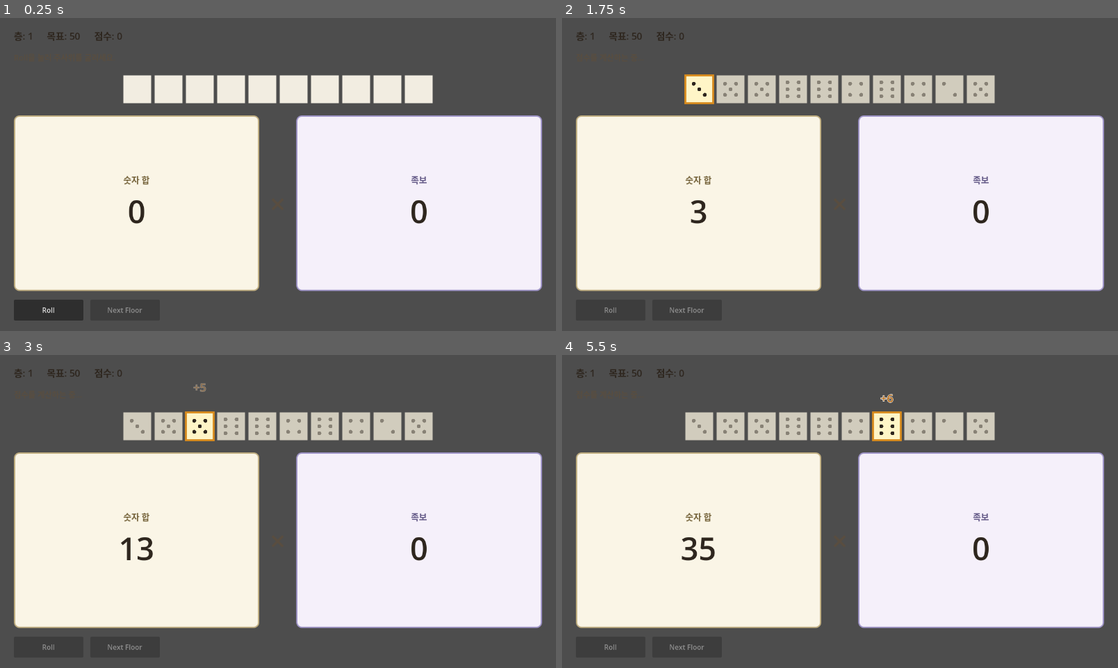
Above: before the commit, frames 1-4 (two rows, left to right).
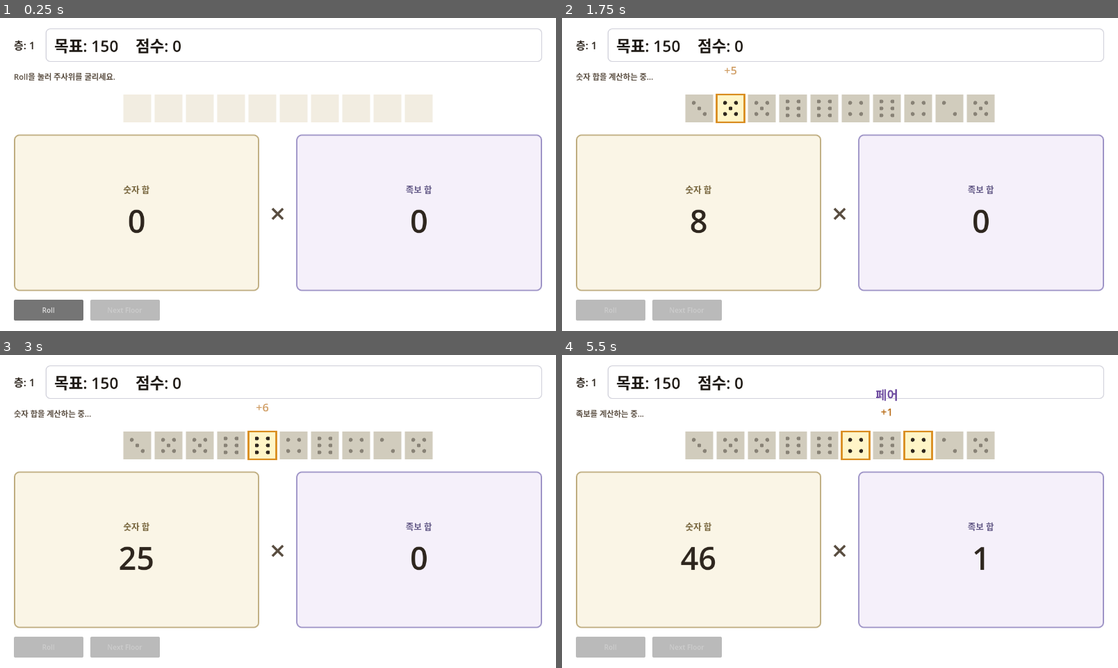
Above: after the commit, the same moments.

Repository: NyongNyongNyong/cat_dice_game
Game: Godot game, scene res://scenes/game/main.tscn
The game is run twice, just before and just after one commit, with the same random seed, the same clock (stepped at 60 frames per second) and the same inputs.
Inputs:
- Up to frame 1 (0.25 s): no input
- Up to frame 2 (1.75 s): click "Roll" at 0.5 s
- Up to frame 3 (3 s): no input
- Up to frame 4 (5.5 s): no input

The runs differ from the first frame. In frame 1, 53% of the frame differs, in the area x 0-100%, y 0-100%; in frame 2, 54%; in frame 3, 54%; in frame 4, 54%.

Commit message:
feat: hand-scoring v2, full house fix, spec tests, and score UI

Diff:
--- a/game/scenes/game/run_scene.tscn
+++ b/game/scenes/game/run_scene.tscn
@@ -53,6 +53,22 @@
 content_margin_right = 20.0
 content_margin_bottom = 20.0
 
+[sub_resource type="StyleBoxFlat" id="StyleBoxFlat_header_score"]
+bg_color = Color(1, 1, 1, 1)
+border_width_left = 2
+border_width_top = 2
+border_width_right = 2
+border_width_bottom = 2
+border_color = Color(0.82, 0.82, 0.86, 1)
+corner_radius_top_left = 10
+corner_radius_top_right = 10
+corner_radius_bottom_right = 10
+corner_radius_bottom_left = 10
+content_margin_left = 20.0
+content_margin_top = 12.0
+content_margin_right = 20.0
+content_margin_bottom = 12.0
+
 [node name="RunScene" type="Control"]
 layout_mode = 3
 anchors_preset = 15
@@ -61,6 +77,16 @@
 grow_horizontal = 2
 grow_vertical = 2
 script = ExtResource("1_run")
+
+[node name="Background" type="ColorRect" parent="."]
+layout_mode = 1
+anchors_preset = 15
+anchor_right = 1.0
+anchor_bottom = 1.0
+grow_horizontal = 2
+grow_vertical = 2
+mouse_filter = 2
+color = Color(1, 1, 1, 1)
 
 [node name="MarginContainer" type="MarginContainer" parent="."]
 layout_mode = 1
@@ -80,24 +106,33 @@
 
 [node name="Header" type="HBoxContainer" parent="MarginContainer/VBox"]
 layout_mode = 2
-theme_override_constants/separation = 32
+theme_override_constants/separation = 24
 
 [node name="FloorLabel" type="Label" parent="MarginContainer/VBox/Header"]
 layout_mode = 2
 theme_override_colors/font_color = Color(0.18, 0.15, 0.12, 1)
-theme_override_font_sizes/font_size = 22
+theme_override_font_sizes/font_size = 24
 text = "층: 1"
 
-[node name="TargetScoreLabel" type="Label" parent="MarginContainer/VBox/Header"]
-layout_mode = 2
-theme_override_colors/font_color = Color(0.18, 0.15, 0.12, 1)
-theme_override_font_sizes/font_size = 22
+[node name="ScoreHeaderPanel" type="PanelContainer" parent="MarginContainer/VBox/Header"]
+layout_mode = 2
+size_flags_horizontal = 3
+theme_override_styles/panel = SubResource("StyleBoxFlat_header_score")
+
+[node name="ScoreHeaderRow" type="HBoxContainer" parent="MarginContainer/VBox/Header/ScoreHeaderPanel"]
+layout_mode = 2
+theme_override_constants/separation = 40
+
+[node name="TargetScoreLabel" type="Label" parent="MarginContainer/VBox/Header/ScoreHeaderPanel/ScoreHeaderRow"]
+layout_mode = 2
+theme_override_colors/font_color = Color(0.12, 0.1, 0.08, 1)
+theme_override_font_sizes/font_size = 36
 text = "목표: 50"
 
-[node name="CurrentScoreLabel" type="Label" parent="MarginContainer/VBox/Header"]
-layout_mode = 2
-theme_override_colors/font_color = Color(0.18, 0.15, 0.12, 1)
-theme_override_font_sizes/font_size = 22
+[node name="CurrentScoreLabel" type="Label" parent="MarginContainer/VBox/Header/ScoreHeaderPanel/ScoreHeaderRow"]
+layout_mode = 2
+theme_override_colors/font_color = Color(0.12, 0.1, 0.08, 1)
+theme_override_font_sizes/font_size = 36
 text = "점수: 0"
 
 [node name="StatusLabel" type="Label" parent="MarginContainer/VBox"]
@@ -199,7 +234,7 @@
 layout_mode = 2
 theme_override_colors/font_color = Color(0.38, 0.34, 0.52, 1)
 theme_override_font_sizes/font_size = 20
-text = "족보"
+text = "족보 합"
 horizontal_alignment = 1
 
 [node name="RightValue" type="Label" parent="MarginContainer/VBox/ScoreBoard/RightPanel/VBox"]
--- a/game/scripts/autoload/run_manager.gd
+++ b/game/scripts/autoload/run_manager.gd
@@ -1,11 +1,12 @@
 extends Node
 
-const FLOOR_TARGETS: Array[int] = [50, 70, 90, 120, 150]
+# hand-scoring-v2 playtest targets (Σ(숫자) × Σ(족보) 스케일)
+const FLOOR_TARGETS: Array[int] = [150, 350, 600, 1000, 1600]
 const MAX_FLOOR: int = 5
 const DICE_COUNT: int = 10
 
 var current_floor: int = 1
-var target_score: int = 50
+var target_score: int = 150
 var current_score: int = 0
 var run_finished: bool = false
 
--- a/game/scripts/core/hand_calculator.gd
+++ b/game/scripts/core/hand_calculator.gd
@@ -1,34 +1,82 @@
 class_name HandCalculator
 
-const HAND_VALUE := 1
-
-const N_KIND_HANDS: Array[Dictionary] = [
-	{"id": "pair", "display_ko": "Pair", "size": 2},
-	{"id": "triple", "display_ko": "Triple", "size": 3},
-	{"id": "quad", "display_ko": "Quad", "size": 4},
-	{"id": "penta", "display_ko": "Penta", "size": 5},
-	{"id": "hexa", "display_ko": "Hexa", "size": 6},
-	{"id": "hepta", "display_ko": "Hepta", "size": 7},
-	{"id": "octa", "display_ko": "Octa", "size": 8},
-	{"id": "nona", "display_ko": "Nona", "size": 9},
-	{"id": "deca", "display_ko": "Deca", "size": 10},
-]
-
-const STRAIGHT_HANDS: Array[Dictionary] = [
-	{"id": "straight_5", "display_ko": "5 Straight", "length": 5},
-	{"id": "straight_6", "display_ko": "6 Straight", "length": 6},
-]
-
-const STAIR_HANDS: Array[Dictionary] = [
-	{"id": "pair_stair_2", "display_ko": "2 Pair Stair", "chunk": 2, "length": 2},
-	{"id": "pair_stair_3", "display_ko": "3 Pair Stair", "chunk": 2, "length": 3},
-	{"id": "pair_stair_4", "display_ko": "4 Pair Stair", "chunk": 2, "length": 4},
-	{"id": "pair_stair_5", "display_ko": "5 Pair Stair", "chunk": 2, "length": 5},
-	{"id": "triple_stair_2", "display_ko": "2 Triple Stair", "chunk": 3, "length": 2},
-	{"id": "triple_stair_3", "display_ko": "3 Triple Stair", "chunk": 3, "length": 3},
-	{"id": "quad_stair_2", "display_ko": "2 Quad Stair", "chunk": 4, "length": 2},
-	{"id": "penta_stair_2", "display_ko": "2 Penta Stair", "chunk": 5, "length": 2},
-]
+const PAIR_TIERS: Array[Dictionary] = [
+	{"id": "pair", "display_ko": "페어", "divisor": 1, "value": 1},
+	{"id": "two_pair", "display_ko": "투페어", "divisor": 2, "value": 2},
+	{"id": "three_pair", "display_ko": "쓰리페어", "divisor": 3, "value": 4},
+	{"id": "four_pair", "display_ko": "포페어", "divisor": 4, "value": 7},
+	{"id": "five_pair", "display_ko": "파이브페어", "divisor": 5, "value": 11},
+]
+
+const TRIPLE_TIERS: Array[Dictionary] = [
+	{"id": "triple", "display_ko": "트리플", "divisor": 1, "value": 3},
+	{"id": "two_triple", "display_ko": "투트리플", "divisor": 2, "value": 10},
+	{"id": "three_triple", "display_ko": "쓰리트리플", "divisor": 3, "value": 22},
+]
+
+const QUAD_TIERS: Array[Dictionary] = [
+	{"id": "quad", "display_ko": "쿼드", "divisor": 1, "value": 8},
+	{"id": "two_quad", "display_ko": "투쿼드", "divisor": 2, "value": 28},
+]
+
+const PENTA_TIERS: Array[Dictionary] = [
+	{"id": "penta", "display_ko": "펜타", "divisor": 1, "value": 16},
+	{"id": "two_penta", "display_ko": "투펜타", "divisor": 2, "value": 60},
+]
+
+const HIGH_KIND_HANDS: Array[Dictionary] = [
+	{"id": "hexa", "display_ko": "헥사", "size": 6, "value": 28},
+	{"id": "hepta", "display_ko": "헵타", "size": 7, "value": 45},
+	{"id": "octa", "display_ko": "옥타", "size": 8, "value": 70},
+	{"id": "nona", "display_ko": "논나", "size": 9, "value": 100},
+	{"id": "deca", "display_ko": "데카", "size": 10, "value": 140},
+]
+
+const STRAIGHT_BY_LENGTH: Dictionary = {
+	5: {"id": "straight_5", "display_ko": "5 스트레이트", "value": 8},
+	6: {"id": "straight_6", "display_ko": "6 스트레이트", "value": 16},
+	7: {"id": "straight_7", "display_ko": "7 스트레이트", "value": 28},
+	8: {"id": "straight_8", "display_ko": "8 스트레이트", "value": 44},
+	9: {"id": "straight_9", "display_ko": "9 스트레이트", "value": 64},
+	10: {"id": "straight_10", "display_ko": "10 스트레이트", "value": 90},
+}
+
+const STAIR_FAMILIES: Array[Dictionary] = [
+	{
+		"chunk": 2,
+		"min_length": 2,
+		"max_length": 5,
+		"tiers": {
+			2: {"id": "pair_stair_2", "display_ko": "2 페어 계단", "value": 5},
+			3: {"id": "pair_stair_3", "display_ko": "3 페어 계단", "value": 10},
+			4: {"id": "pair_stair_4", "display_ko": "4 페어 계단", "value": 18},
+			5: {"id": "pair_stair_5", "display_ko": "5 페어 계단", "value": 30},
+		},
+	},
+	{
+		"chunk": 3,
+		"min_length": 2,
+		"max_length": 3,
+		"tiers": {
+			2: {"id": "triple_stair_2", "display_ko": "2 트리플 계단", "value": 24},
+			3: {"id": "triple_stair_3", "display_ko": "3 트리플 계단", "value": 50},
+		},
+	},
+	{
+		"chunk": 4,
+		"min_length": 2,
+		"max_length": 2,
+		"tiers": {2: {"id": "quad_stair_2", "display_ko": "2 쿼드 계단", "value": 70}},
+	},
+	{
+		"chunk": 5,
+		"min_length": 2,
+		"max_length": 2,
+		"tiers": {2: {"id": "penta_stair_2", "display_ko": "2 펜타 계단", "value": 120}},
+	},
+]
+
+const FULL_HOUSE_VALUE := 8
 
 
 static func evaluate(dice_values: Array[int]) -> HandEvaluation:
@@ -51,26 +99,65 @@
 static func _build_steps(dice_values: Array[int]) -> Array[HandStep]:
 	var steps: Array[HandStep] = []
 
-	for hand_def in N_KIND_HANDS:
-		_append_n_kind_steps(steps, dice_values, hand_def)
-
-	for hand_def in STRAIGHT_HANDS:
-		_append_straight_steps(steps, dice_values, hand_def)
-
+	_append_bundle_series_steps(steps, dice_values, 2, PAIR_TIERS)
+	_append_bundle_series_steps(steps, dice_values, 3, TRIPLE_TIERS)
+	_append_bundle_series_steps(steps, dice_values, 4, QUAD_TIERS)
+	_append_bundle_series_steps(steps, dice_values, 5, PENTA_TIERS)
+
+	for hand_def in HIGH_KIND_HANDS:
+		_append_high_kind_steps(steps, dice_values, hand_def)
+
+	_append_longest_straight_steps(steps, dice_values)
 	_append_full_house_steps(steps, dice_values)
 
-	for hand_def in STAIR_HANDS:
-		_append_stair_steps(steps, dice_values, hand_def)
+	for family in STAIR_FAMILIES:
+		_append_longest_stair_steps(steps, dice_values, family)
 
 	return steps
 
 
-static func _append_n_kind_steps(
+static func _append_bundle_series_steps(
+	steps: Array[HandStep],
+	dice_values: Array[int],
+	chunk_size: int,
+	tiers: Array[Dictionary],
+) -> void:
+	var chunks := _collect_n_kind_chunks(dice_values, chunk_size)
+	if chunks.is_empty():
+		return
+
+	for tier_def in tiers:
+		var tier_count: int = int(chunks.size() / tier_def["divisor"])
+		if tier_count <= 0:
+			continue
+
+		var divisor: int = tier_def["divisor"]
+		var value: int = tier_def["value"]
+
+		for instance in tier_count:
+			var end_chunk := mini((instance + 1) * divisor, chunks.size())
+			var highlight: Array[int] = []
+			for chunk_index in range(end_chunk):
+				highlight.append_array(chunks[chunk_index])
+
+			# tier 첫 instance마다 하이라이트 리셋 (페어→투페어→쓰리페어 …)
+			var reset_highlight := instance == 0
+			steps.append(HandStep.new(
+				tier_def["id"],
+				tier_def["display_ko"],
+				highlight,
+				value,
+				reset_highlight,
+			))
+
+
+static func _append_high_kind_steps(
 	steps: Array[HandStep],
 	dice_values: Array[int],
 	hand_def: Dictionary,
 ) -> void:
 	var size: int = hand_def["size"]
+	var value: int = hand_def["value"]
 	var cumulative: Array[int] = []
 	var hand_started := false
 
@@ -84,18 +171,18 @@
 				hand_def["id"],
 				hand_def["display_ko"],
 				cumulative.duplicate(),
-				HAND_VALUE,
+				value,
 				not hand_started,
 			))
 			hand_started = true
 
 
-static func _append_straight_steps(
-	steps: Array[HandStep],
-	dice_values: Array[int],
-	hand_def: Dictionary,
-) -> void:
-	var length: int = hand_def["length"]
+static func _append_longest_straight_steps(steps: Array[HandStep], dice_values: Array[int]) -> void:
+	var length := _find_longest_straight_length(dice_values)
+	if length < 5:
+		return
+
+	var hand_def: Dictionary = STRAIGHT_BY_LENGTH[length]
 	var formations := _collect_straight_formations(dice_values, length)
 	var hand_started := false
 
@@ -104,82 +191,167 @@
 			hand_def["id"],
 			hand_def["display_ko"],
 			formation,
-			HAND_VALUE,
+			hand_def["value"],
 			not hand_started,
 		))
 		hand_started = true
 
 
+static func _find_longest_straight_length(dice_values: Array[int]) -> int:
+	for length in range(10, 4, -1):
+		if not _collect_straight_formations(dice_values, length).is_empty():
+			return length
+	return 0
+
+
 static func _append_full_house_steps(steps: Array[HandStep], dice_values: Array[int]) -> void:
-	var triples := _collect_n_kind_chunks(dice_values, 3)
-	var pairs := _collect_n_kind_chunks(dice_values, 2)
+	# hand-scoring-v2.md §9 — Full House 전용 pool, Triple/Pair 계열 chunk와 분리
+	var pools := _build_face_pools(dice_values)
 	var hand_started := false
 
-	while not triples.is_empty():
-		var triple: Array[int] = triples[0]
-		var triple_face := dice_values[triple[0]]
-		var pair_index := -1
-
-		for i in pairs.size():
-			if dice_values[pairs[i][0]] != triple_face:
-				pair_index = i
-				break
-
-		if pair_index < 0:
+	while true:
+		var choice := _pick_best_full_house(pools)
+		if choice.is_empty():
 			break
 
-		var pair: Array[int] = pairs[pair_index]
-		triples.remove_at(0)
-		pairs.remove_at(pair_index)
-
-		var highlight := triple.duplicate()
+		var triple_face: int = choice["triple_face"]
+		var pair_face: int = choice["pair_face"]
+		var triple: Array[int] = pools[triple_face].slice(0, 3)
+		pools[triple_face] = pools[triple_face].slice(3)
+		var pair: Array[int] = pools[pair_face].slice(0, 2)
+		pools[pair_face] = pools[pair_face].slice(2)
+
+		var highlight: Array[int] = triple.duplicate()
 		highlight.append_array(pair)
 		steps.append(HandStep.new(
 			"full_house",
-			"Full House",
+			"풀하우스",
 			highlight,
-			HAND_VALUE,
+			FULL_HOUSE_VALUE,
 			not hand_started,
 		))
 		hand_started = true
 
 
-static func _append_stair_steps(
+static func _pick_best_full_house(pools: Dictionary) -> Dictionary:
+	var best_score := 0
+	var best_triple_face := -1
+	var best_pair_face := -1
+
+	for triple_face in range(1, 7):
+		if pools[triple_face].size() < 3:
+			continue
+		for pair_face in range(1, 7):
+			if pair_face == triple_face or pools[pair_face].size() < 2:
+				continue
+			var next_pools := _pools_after_full_house(pools, triple_face, pair_face)
+			var score := 1 + _count_full_houses_in_pools(next_pools)
+			if score > best_score:
+				best_score = score
+				best_triple_face = triple_face
+				best_pair_face = pair_face
+
+	if best_triple_face < 0:
+		return {}
+
+	return {"triple_face": best_triple_face, "pair_face": best_pair_face}
+
+
+static func _count_full_houses_in_pools(pools: Dictionary) -> int:
+	var best := 0
+	for triple_face in range(1, 7):
+		if pools[triple_face].size() < 3:
+			continue
+		for pair_face in range(1, 7):
+			if pair_face == triple_face or pools[pair_face].size() < 2:
+				continue
+			var next_pools := _pools_after_full_house(pools, triple_face, pair_face)
+			best = maxi(best, 1 + _count_full_houses_in_pools(next_pools))
+	return best
+
+
+static func _pools_after_full_house(
+	pools: Dictionary,
+	triple_face: int,
+	pair_face: int,
+) -> Dictionary:
+	var next: Dictionary = {}
+	for face in range(1, 7):
+		next[face] = pools[face].duplicate()
+	next[triple_face] = next[triple_face].slice(3)
+	next[pair_face] = next[pair_face].slice(2)
+	return next
+
+
+static func _build_face_pools(dice_values: Array[int]) -> Dictionary:
+	var pools: Dictionary = {}
+	for face in range(1, 7):
+		pools[face] = _indices_for_face(dice_values, face).duplicate()
+	return pools
+
+
+static func _append_longest_stair_steps(
 	steps: Array[HandStep],
 	dice_values: Array[int],
-	hand_def: Dictionary,
+	family: Dictionary,
 ) -> void:
-	var chunk_size: int = hand_def["chunk"]
-	var stair_length: int = hand_def["length"]
+	var chunk_size: int = family["chunk"]
+	var min_length: int = family["min_length"]
+	var max_length: int = family["max_length"]
+	var tiers: Dictionary = family["tiers"]
+
+	var length := _find_longest_stair_length(dice_values, chunk_size, min_length, max_length)
+	if length <= 0:
+		return
+
+	var hand_def: Dictionary = tiers[length]
 	var buckets := _build_chunk_buckets(dice_values, chunk_size)
+	var formations := _collect_stair_formations(buckets, length)
 	var hand_started := false
 
-	while true:
-		var formation: Array[int] = []
-		var found := false
-
-		for start_face in range(1, 7 - stair_length + 1):
-			if not _can_take_stair(buckets, start_face, stair_length):
-				continue
-
-			for face in range(start_face, start_face + stair_length):
-				var chunk: Array = buckets[face].pop_front()
-				formation.append_array(chunk)
-
-			found = true
-			break
-
-		if not found:
-			break
-
+	for formation in formations:
 		steps.append(HandStep.new(
 			hand_def["id"],
 			hand_def["display_ko"],
 			formation,
-			HAND_VALUE,
+			hand_def["value"],
 			not hand_started,
 		))
 		hand_started = true
+
+
+static func _find_longest_stair_length(
+	dice_values: Array[int],
+	chunk_size: int,
+	min_length: int,
+	max_length: int,
+) -> int:
+	for length in range(max_length, min_length - 1, -1):
+		var buckets := _build_chunk_buckets(dice_values, chunk_size)
+		if not _collect_stair_formations(buckets, length).is_empty():
+			return length
+	return 0
+
+
+static func _collect_stair_formations(buckets: Dictionary, stair_length: int) -> Array:
+	var formations: Array = []
+	while true:
+		var found := false
+		for start_face in range(1, 7 - stair_length + 1):
+			if not _can_take_stair(buckets, start_face, stair_length):
+				continue
+
+			var formation: Array[int] = []
+			for face in range(start_face, start_face + stair_length):
+				var chunk: Array = buckets[face].pop_front()
+				formation.append_array(chunk)
+			formations.append(formation)
+			found = true
+			break
+
+		if not found:
+			break
+	return formations
 
 
 static func _indices_for_face(dice_values: Array[int], face: int) -> Array[int]:
--- /dev/null
+++ b/game/scripts/core/hand_calculator_spec_test.gd
@@ -0,0 +1,42 @@
+extends SceneTree
+
+var _failed := 0
+
+
+func _init() -> void:
+	# hand-scoring-v2.md documented examples
+	_expect_hand_sum([1, 1, 2, 2], 9, "1122 §3")
+	_expect_hand_sum([1, 1, 1, 1, 1], 31, "11111 §2.1")
+	_expect_hand_sum([1, 2, 3, 4, 5, 6], 16, "123456 §8.3")
+	_expect_hand_sum([1, 1, 2, 2, 3, 3, 4, 4, 5, 5], 77, "1122334455 §8.3/§12")
+
+	_expect_hand_count([1, 2, 3, 4, 5, 6], "straight_6", 1, "123456 straight")
+	_expect_hand_count([1, 1, 2, 2, 3, 3, 4, 4, 5, 5], "straight_5", 2, "1122334455 straight")
+	_expect_hand_count([1, 1, 2, 2, 3, 3, 4, 4, 5, 5], "pair_stair_5", 1, "1122334455 stair")
+
+	# hand-scoring-v2.md §9 Full House
+	_expect_hand_count([1, 1, 1, 2, 2], "full_house", 1, "11122 full house")
+	_expect_hand_count([1, 1, 1, 2, 2, 2, 3, 3, 4, 4], "full_house", 2, "1112223344 full house")
+	_expect_hand_count([3, 4, 3, 3, 4, 6, 2, 1, 4, 5], "full_house", 1, "3433462145 full house")
+
+	if _failed > 0:
+		push_error("Spec tests failed: %d" % _failed)
+	quit(_failed)
+
+
+func _expect_hand_sum(values: Array[int], expected: int, label: String) -> void:
+	var eval := HandCalculator.evaluate(values)
+	if eval.hand_value_sum != expected:
+		_failed += 1
+		push_error("%s: hand_value_sum expected %d got %d" % [label, expected, eval.hand_value_sum])
+
+
+func _expect_hand_count(values: Array[int], hand_id: String, expected: int, label: String) -> void:
+	var eval := HandCalculator.evaluate(values)
+	var count := 0
+	for step in eval.steps:
+		if step.hand_id == hand_id:
+			count += 1
+	if count != expected:
+		_failed += 1
+		push_error("%s: %s count expected %d got %d" % [label, hand_id, expected, count])
--- /dev/null
+++ b/game/scripts/core/hand_calculator_test.gd
@@ -0,0 +1,18 @@
+extends SceneTree
+
+func _init() -> void:
+	_test([1, 1, 2, 2], "1122")
+	_test([1, 1, 1, 1, 1], "11111")
+	_test([1, 1, 2, 2, 3, 3, 4, 4, 5, 5], "1122334455")
+	_test([1, 2, 3, 4, 5, 6], "123456")
+	_test([1, 2, 3, 4, 5, 2, 3, 4, 5, 6], "1234523456")
+	quit()
+
+
+func _test(values: Array[int], name: String) -> void:
+	var eval := HandCalculator.evaluate(values)
+	print("%s sum=%d hand=%d total=%d steps=%d" % [
+		name, eval.number_sum, eval.hand_value_sum, eval.total_score, eval.steps.size(),
+	])
+	for step in eval.steps:
+		print("  %s +%d" % [step.display_ko, step.points_added])
--- a/game/scripts/ui/run_scene.gd
+++ b/game/scripts/ui/run_scene.gd
@@ -3,8 +3,8 @@
 const DICE_SCENE := preload("res://scenes/dice/dice.tscn")
 
 @onready var _floor_label: Label = $MarginContainer/VBox/Header/FloorLabel
-@onready var _target_label: Label = $MarginContainer/VBox/Header/TargetScoreLabel
-@onready var _current_label: Label = $MarginContainer/VBox/Header/CurrentScoreLabel
+@onready var _target_label: Label = $MarginContainer/VBox/Header/ScoreHeaderPanel/ScoreHeaderRow/TargetScoreLabel
+@onready var _current_label: Label = $MarginContainer/VBox/Header/ScoreHeaderPanel/ScoreHeaderRow/CurrentScoreLabel
 @onready var _status_label: Label = $MarginContainer/VBox/StatusLabel
 @onready var _roll_slot: Control = $MarginContainer/VBox/RollPhaseSlot
 @onready var _dice_row: Control = $MarginContainer/VBox/DiceRow
--- a/game/scripts/ui/score_phase_presenter.gd
+++ b/game/scripts/ui/score_phase_presenter.gd
@@ -1,8 +1,11 @@
 class_name ScorePhasePresenter
 extends Node
 
-const STEP_DELAY := 0.4
-const NUMBER_STEP_DELAY := 0.12
+const HAND_STEP_DELAY := 0.65
+const NUMBER_STEP_DELAY := 0.04
+const HAND_POPUP_DURATION := 0.55
+const NUMBER_POPUP_DURATION := 0.28
+const TIER_RESET_DELAY := 0.15
 const POPUP_RISE := 32.0
 
 signal presentation_finished()
@@ -55,6 +58,7 @@
 func _play_number_sum(values: Array[int]) -> void:
 	var running := 0
 	_left_value.text = "0"
+	_status_label.text = "숫자 합을 계산하는 중..."
 
 	for i in values.size():
 		_clear_highlights()
@@ -72,18 +76,42 @@
 
 func _play_hand_steps(steps: Array[HandStep]) -> void:
 	var hand_running := 0
+	var prev_hand_id := ""
+	var prev_highlight_indices: Array[int] = []
 	_right_value.text = "0"
+	_status_label.text = "족보를 계산하는 중..."
 
 	for step in steps:
-		if step.clear_before:
+		var tier_changed := prev_hand_id != "" and step.hand_id != prev_hand_id
+		if step.clear_before or tier_changed:
 			_clear_highlights()
-
+			if _highlights_overlap(prev_highlight_indices, step.highlight_indices):
+				await get_tree().create_timer(TIER_RESET_DELAY).timeout
+			else:
+				await get_tree().process_frame
+
+		prev_hand_id = step.hand_id
+		prev_highlight_indices = step.highlight_indices.duplicate()
 		_apply_highlights(step.highlight_indices)
 		hand_running += step.points_added
 		_right_value.text = str(hand_running)
-		_status_label.text = "%s (+ %d)" % [step.display_ko, step.points_added]
-		await _show_points_popup("+%d" % step.points_added, step.highlight_indices)
-		await get_tree().create_timer(STEP_DELAY).timeout
+		await _show_hand_popup(step.display_ko, step.points_added, step.highlight_indices)
+		await get_tree().create_timer(HAND_STEP_DELAY).timeout
+
+
+func _highlights_overlap(previous: Array[int], next: Array[int]) -> bool:
+	if previous.is_empty() or next.is_empty():
+		return false
+
+	var previous_set: Dictionary = {}
+	for index in previous:
+		previous_set[index] = true
+
+	for index in next:
+		if previous_set.has(index):
+			return true
+
+	return false
 
 
 func _apply_highlights(indices: Array[int]) -> void:
@@ -101,6 +129,33 @@
 	for dice in _dice_views:
 		dice.set_highlighted(false)
 		dice.set_dimmed(true)
+
+
+func _show_hand_popup(hand_name: String, points: int, highlight_indices: Array[int]) -> void:
+	var popup := VBoxContainer.new()
+	popup.add_theme_constant_override("separation", 2)
+	popup.mouse_filter = Control.MOUSE_FILTER_IGNORE
+	popup.z_index = 10
+
+	var name_label := Label.new()
+	name_label.text = hand_name
+	name_label.horizontal_alignment = HORIZONTAL_ALIGNMENT_CENTER
+	name_label.add_theme_font_size_override("font_size", 28)
+	name_label.add_theme_color_override("font_color", Color(0.42, 0.28, 0.62, 1.0))
+	name_label.add_theme_color_override("font_outline_color", Color(1, 1, 1, 0.95))
+	name_label.add_theme_constant_override("outline_size", 4)
+	popup.add_child(name_label)
+
+	var points_label := Label.new()
+	points_label.text = "+%d" % points
+	points_label.horizontal_alignment = HORIZONTAL_ALIGNMENT_CENTER
+	points_label.add_theme_font_size_override("font_size", 24)
+	points_label.add_theme_color_override("font_color", Color(0.72, 0.42, 0.08, 1.0))
+	points_label.add_theme_color_override("font_outline_color", Color(1, 1, 1, 0.9))
+	points_label.add_theme_constant_override("outline_size", 4)
+	popup.add_child(points_label)
+
+	await _animate_popup(popup, highlight_indices, HAND_POPUP_DURATION)
 
 
 func _show_points_popup(text: String, highlight_indices: Array[int]) -> void:
@@ -115,19 +170,25 @@
 	popup.mouse_filter = Control.MOUSE_FILTER_IGNORE
 	popup.z_index = 10
 
+	await _animate_popup(popup, highlight_indices, NUMBER_POPUP_DURATION)
+
+
+func _animate_popup(popup: Control, highlight_indices: Array[int], duration: float) -> void:
+	popup.modulate.a = 0.0
 	_popup_layer.add_child(popup)
 	await popup.get_tree().process_frame
 
 	var anchor := _anchor_above_dice(highlight_indices)
 	popup.position = anchor - Vector2(popup.size.x * 0.5, popup.size.y + 8.0)
+	popup.modulate.a = 1.0
 
 	var start_y := popup.position.y
 	var tween := create_tween()
 	tween.bind_node(popup)
 	tween.set_parallel(true)
-	tween.tween_property(popup, "position:y", start_y - POPUP_RISE, 0.45)\
+	tween.tween_property(popup, "position:y", start_y - POPUP_RISE, duration)\
 		.set_trans(Tween.TRANS_CUBIC).set_ease(Tween.EASE_OUT)
-	tween.tween_property(popup, "modulate:a", 0.0, 0.45).set_delay(0.12)
+	tween.tween_property(popup, "modulate:a", 0.0, duration).set_delay(duration * 0.25)
 	await tween.finished
 	if is_instance_valid(popup):
 		popup.queue_free()
Not shown: 1 places in game/scenes/game/run_scene.tscn that only renumber resources
Not shown, added: game/scripts/core/hand_calculator_test.gd.uid
Not shown, changed: AGENTS.md
Not shown, changed: README.md
Not shown, changed: docs/data-hierarchy.md
Not shown, changed: docs/design/README.md
Not shown, changed: docs/design/systems/README.md
Not shown, changed: docs/design/systems/hand-scoring-v1.md
Not shown, added: docs/design/systems/hand-scoring-v2.md
Not shown, changed: docs/gdd-cat-tower-casino.md
